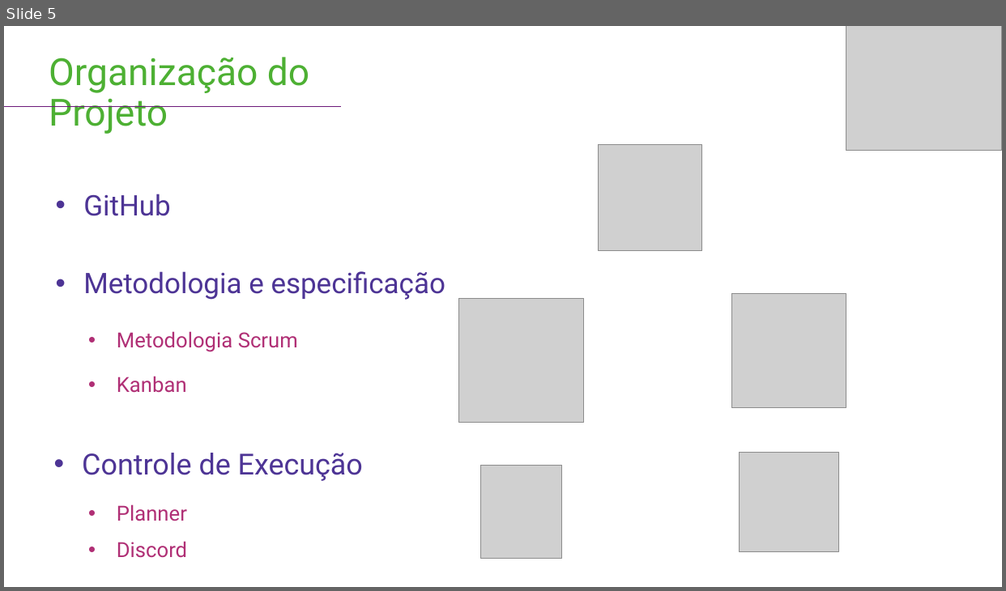
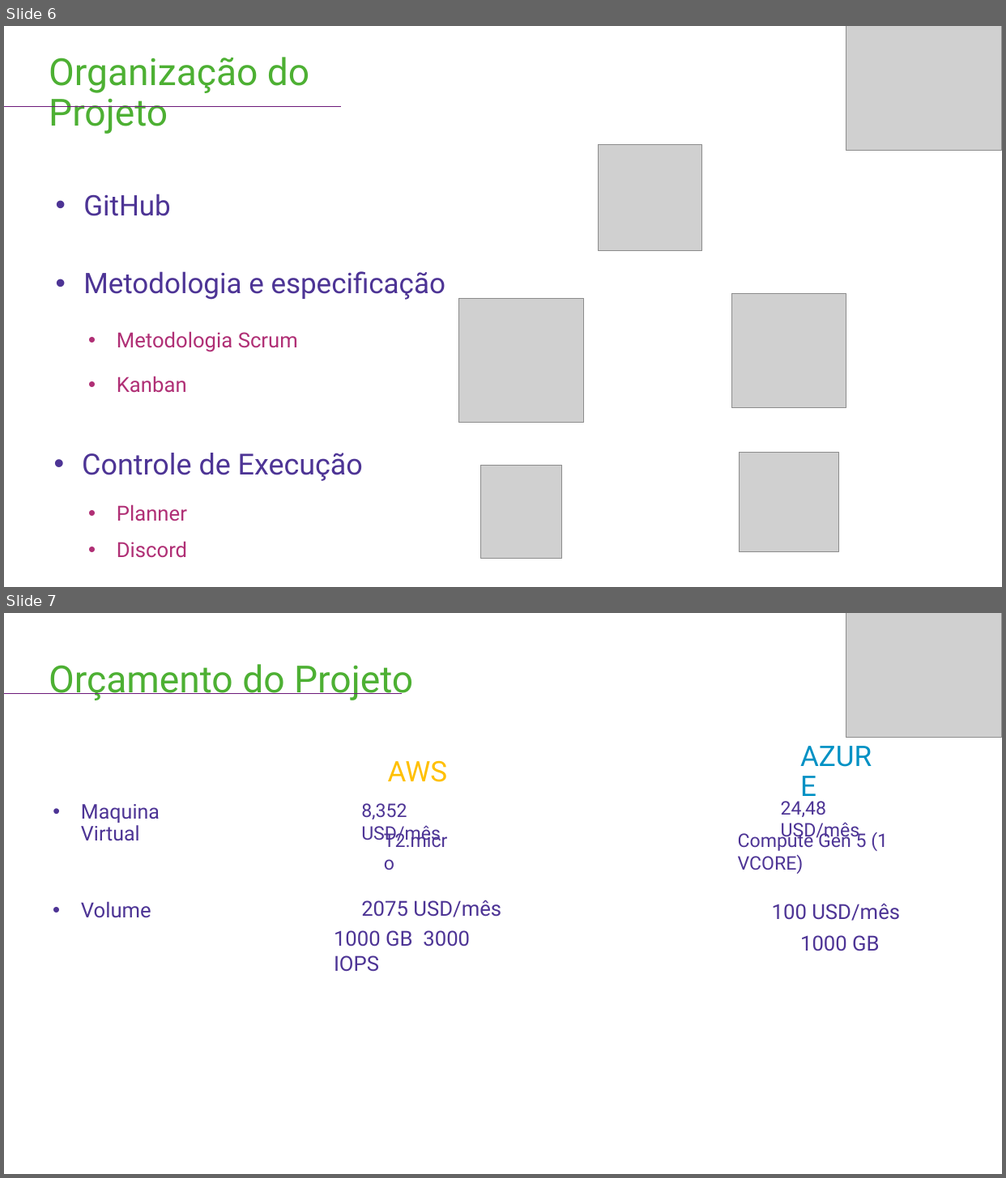
Before and after one commit to BandTec/alprime, a slide deck: documentacao/Apresentações/Sprint 3.pptx. Shown one above the other, each under a label of ours: slide 5 before the commit, slides 6 and 7 after it. The pictures are 1006x591 and 1006x1178 pixels, drawn with LibreOffice and Linux fonts; fonts in the diff are those of the drawing; grey boxes stand for pictures. Boxes give left, top, right and bottom in pixels: in the first picture for what was removed or moved away, otherwise in the second. Text is boxed around its words. In the diff, an @@ line names an element or a change of style, - is before the commit and + after.

```diff
--- a/documentacao/Apresentações/Sprint 3.pptx
+++ b/documentacao/Apresentações/Sprint 3.pptx
@@ slide 7 added at box(4, 613, 1002, 1174), background #FFFFFF @@
@@ picture added at box(846, 613, 1002, 737) @@
@@ title added at box(49, 664, 413, 700), 36 pt, text #4DB033 @@
+Orçamento do Projeto
@@ line added from (402, 693) to (4, 693), #6B1979 0.5 pt @@
@@ text added at box(793, 741, 894, 803), 27.3 pt, text #0091C4 @@
+AZURE
@@ text added at box(388, 760, 447, 782), 27.3 pt, text #FFC000 @@
+AWS
@@ text added at box(81, 804, 160, 841), 19.5 pt, text #4D3495 @@
+• Maquina Virtual
@@ text added at box(361, 803, 441, 844), 18 pt, text #4D3495 @@
+8,352 USD/mês
@@ text added at box(781, 801, 860, 841), 18 pt, text #4D3495 @@
+24,48 USD/mês
@@ text added at box(384, 830, 448, 847), 18 pt, text #4D3495 @@
+T2.micro
@@ text added at box(738, 830, 888, 874), 18 pt, text #4D3495 @@
+Compute Gen 5 (1 VCORE)
@@ text added at box(81, 901, 151, 918), 20 pt, text #4D3495 @@
+• Volume
@@ text added at box(361, 900, 501, 918), 20 pt, text #4D3495 @@
+2075 USD/mês
@@ text added at box(772, 903, 900, 921), 20 pt, text #4D3495 @@
+100 USD/mês
@@ text added at box(334, 931, 470, 972), 20 pt, text #4D3495 @@
+1000 GB 3000 IOPS
@@ text added at box(800, 935, 880, 952), 20 pt, text #4D3495 @@
+1000 GB
@@ what was slide 5 is now slide 6 @@
```
Also in this commit, not shown: 2 slides changed, 2 other slides added, 23 other files.
